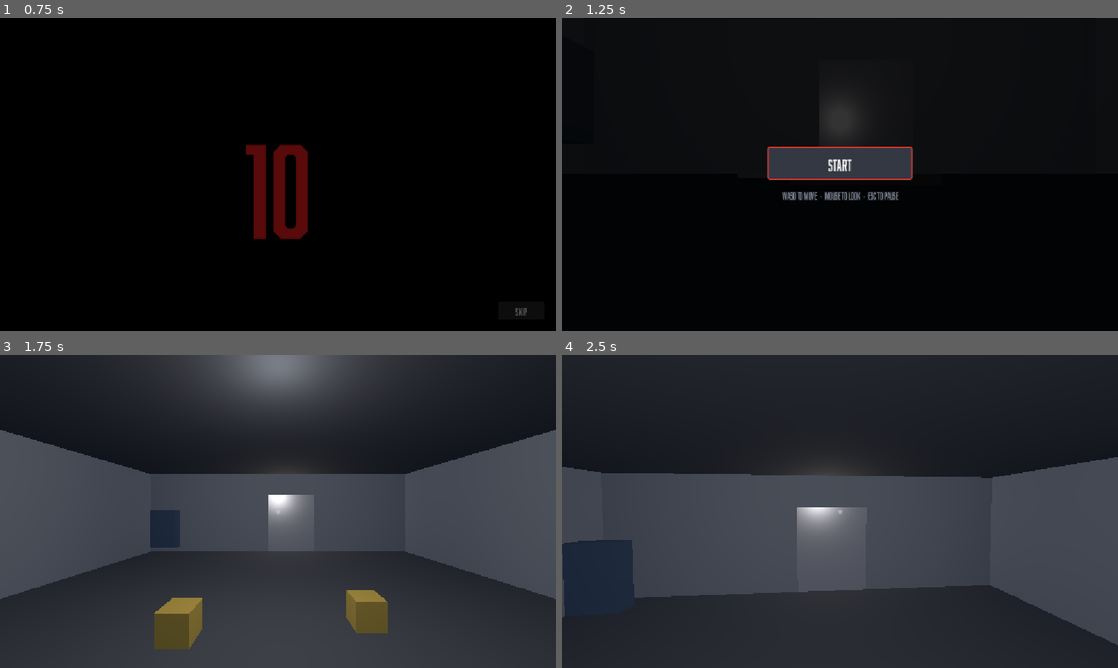
Above: before the commit, frames 1-4 (two rows, left to right).
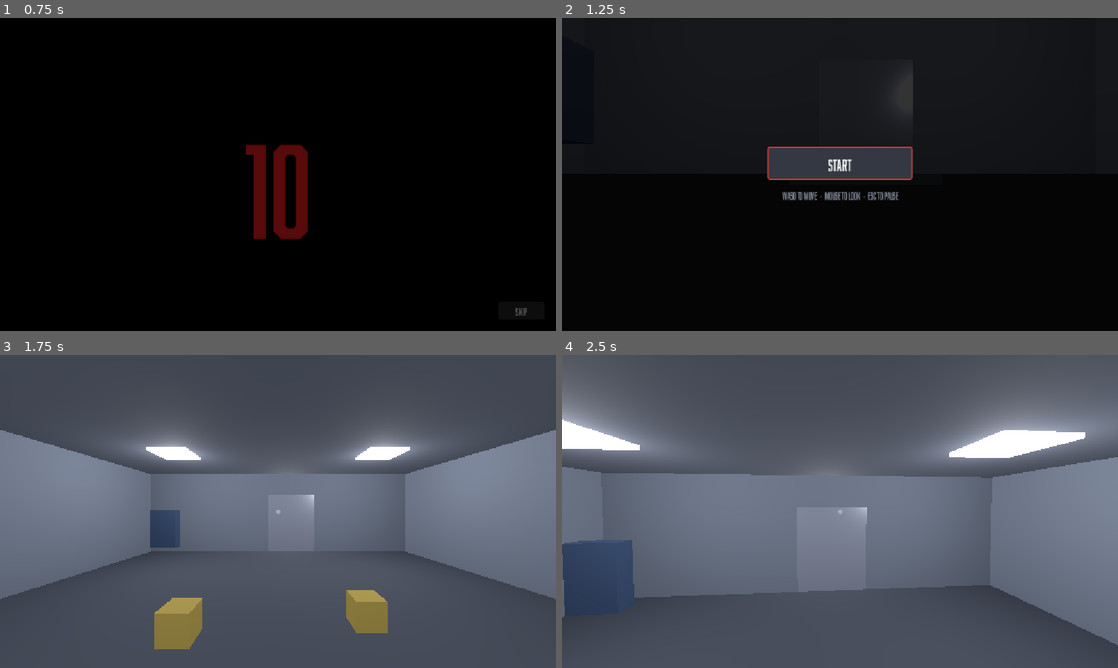
Above: after the commit, the same moments.

Repository: Joony/gmtk-game-jam-2026
Game: Godot game, scene res://scenes/intro.tscn
Same seed, same stepped clock (60 frames per second), same inputs: the game is played once before the commit and once after it.
Inputs (mouse positions are in pixels of both pictures, inside the frame that each line leads up to):
- Up to frame 1 (0.75 s): click "Skip" at 0.5 s
- Up to frame 2 (1.25 s): no input
- Up to frame 3 (1.75 s): click "START" at 1.25 s
- Up to frame 4 (2.5 s): tap Enter at 2 s; move the mouse to (867, 511) at 2.02 s; hold W (forward) from 2.03 s (still down); hold E (interact) from 2.03 s (still down); tap Space (jump) at 2.27 s

Frame 1 is identical in both runs. In frame 2, 0.7% of the frame differs, in the area x 48-64%, y 15-37%; in frame 3, 89%; in frame 4, 100%, in the area x 0-100%, y 0-100%.

Commit message:
Flat interior lighting: shadowless ceiling grid, drop the directional sun
The scene was still using an outdoor rig (shadow-casting directional light plus
one omni per room), giving hotspots and hard shadows. Follows Doortal ADR 0010
and GMTK 2025: no sun, colour ambient at 0.45, and a grid of shadowless omnis
with emissive panels.

Co-Authored-By: Claude Fable 5 <noreply@anthropic.com>

Diff:
--- a/scenes/game.tscn
+++ b/scenes/game.tscn
@@ -11,10 +11,10 @@
 
 [sub_resource type="Environment" id="Environment_game"]
 background_mode = 1
-background_color = Color(0.05, 0.06, 0.09, 1)
+background_color = Color(0.1, 0.11, 0.13, 1)
 ambient_light_source = 2
-ambient_light_color = Color(0.5, 0.55, 0.65, 1)
-ambient_light_energy = 0.35
+ambient_light_color = Color(0.62, 0.66, 0.72, 1)
+ambient_light_energy = 0.45
 
 [sub_resource type="BoxShape3D" id="BoxShape3D_socket"]
 size = Vector3(0.8, 1.2, 0.3)
@@ -33,11 +33,6 @@
 
 [node name="Ship" type="Node3D" parent="."]
 script = ExtResource("8_ship")
-
-[node name="DirectionalLight3D" type="DirectionalLight3D" parent="."]
-transform = Transform3D(0.86, -0.25, 0.44, 0, 0.87, 0.49, -0.51, -0.42, 0.75, 0, 12, 0)
-light_energy = 0.9
-shadow_enabled = true
 
 [node name="PlayerSpawn" type="Marker3D" parent="."]
 transform = Transform3D(1, 0, 0, 0, 1, 0, 0, 0, 1, 0, 1.0, 4)
--- a/scripts/level/room_builder.gd
+++ b/scripts/level/room_builder.gd
@@ -34,6 +34,7 @@
 const GROUP_WALL := &"room_wall"
 const GROUP_LIGHT := &"room_lights"
 const GROUP_DOOR := &"room_door"
+const GROUP_LIGHT_PANEL := &"room_light_panels"
 
 @export var tile_size: float = 1.0
 @export var wall_thickness: float = 0.15
@@ -47,8 +48,15 @@
 ## How far from an opening the player has to be for its door to slide apart.
 @export var door_approach: float = 1.6
 ## Fallback light colour. Step 10's LightingController drives these once it exists.
-@export var light_color: Color = Color(1.0, 0.97, 0.92)
-@export var light_energy: float = 1.4
+@export var light_color: Color = Color(0.95, 0.96, 1.0)
+@export var light_energy: float = 1.6
+## Roughly how far apart ceiling fixtures sit. A GRID of shadowless omnis is what
+## gives the flat, evenly-lit interior look — one lamp per room leaves a hotspot in
+## the middle and dark corners.
+@export var light_spacing: float = 5.0
+@export var light_range: float = 9.0
+## Emissive housings under each fixture, so the lights are visibly the source.
+@export var build_light_panels: bool = true
 
 var rooms: Array[Room] = []
 var doorways: Array[Doorway] = []
@@ -170,17 +178,61 @@
 
 
 func _build_light(room: Room) -> void:
-	var light := OmniLight3D.new()
-	light.name = "Light_%s" % room.id
-	var centre := grid_to_world(room.center().x, room.center().y)
-	light.position = Vector3(centre.x, room.height - 0.4, centre.y)
-	var span: float = maxf(room.rect.size.x, room.rect.size.y) * tile_size
-	light.omni_range = span * 1.1
-	light.light_color = light_color
-	light.light_energy = light_energy
-	light.shadow_enabled = false
-	light.add_to_group(GROUP_LIGHT)
-	_built_root.add_child(light)
+	# Grid of shadowless omnis across the ceiling. Both reference projects landed here:
+	# Doortal ADR 0010 ("all lights are shadowless for an even, flat test-chamber look",
+	# a 2x2 grid in a 12x12 room) and GMTK 2025 (shadowless omnis + emissive panels).
+	var width := room.rect.size.x * tile_size
+	var depth := room.rect.size.y * tile_size
+	var cols := maxi(1, int(round(width / light_spacing)))
+	var rows := maxi(1, int(round(depth / light_spacing)))
+
+	for i in cols:
+		for j in rows:
+			var u := (i + 0.5) / float(cols)
+			var v := (j + 0.5) / float(rows)
+			var grid_x: float = room.rect.position.x + u * room.rect.size.x
+			var grid_y: float = room.rect.position.y + v * room.rect.size.y
+			var at := grid_to_world(grid_x, grid_y)
+
+			var light := OmniLight3D.new()
+			light.name = "Light_%s_%d_%d" % [room.id, i, j]
+			light.position = Vector3(at.x, room.height - 0.25, at.y)
+			light.omni_range = light_range
+			light.light_color = light_color
+			light.light_energy = light_energy
+			# Shadowless on purpose: shadows are what make interior lighting read as
+			# dramatic rather than flat, and they are expensive under GL Compatibility.
+			light.shadow_enabled = false
+			light.add_to_group(GROUP_LIGHT)
+			_built_root.add_child(light)
+
+			if build_light_panels:
+				_build_light_panel(room, at)
+
+
+func _build_light_panel(room: Room, at: Vector2) -> void:
+	var panel := MeshInstance3D.new()
+	panel.name = "LightPanel_%s_%.1f_%.1f" % [room.id, at.x, at.y]
+	var box := BoxMesh.new()
+	box.size = Vector3(0.9, 0.06, 0.9)
+	panel.mesh = box
+	panel.position = Vector3(at.x, room.height - 0.05, at.y)
+	panel.material_override = _panel_material()
+	panel.add_to_group(GROUP_LIGHT_PANEL)
+	_built_root.add_child(panel)
+
+
+func _panel_material() -> StandardMaterial3D:
+	if _materials.has("light_panel"):
+		return _materials["light_panel"]
+	var material := StandardMaterial3D.new()
+	material.albedo_color = light_color
+	material.emission_enabled = true
+	material.emission = light_color
+	material.emission_energy_multiplier = 1.6
+	material.roughness = 1.0
+	_materials["light_panel"] = material
+	return material
 
 
 # --- walls ------------------------------------------------------------------
--- a/scripts/level/ship_layout.gd
+++ b/scripts/level/ship_layout.gd
@@ -21,7 +21,7 @@
 		"height": 3.0,
 		"floor_color": Color(0.28, 0.30, 0.34),
 		"wall_color": Color(0.50, 0.53, 0.58),
-		"ceiling_color": Color(0.22, 0.24, 0.28),
+		"ceiling_color": Color(0.44, 0.46, 0.50),
 	})
 
 	# Spine corridor. Narrow and lower, so the walk between systems reads as a cost.
@@ -30,7 +30,7 @@
 		"height": 2.6,
 		"floor_color": Color(0.24, 0.26, 0.29),
 		"wall_color": Color(0.42, 0.45, 0.50),
-		"ceiling_color": Color(0.18, 0.20, 0.23),
+		"ceiling_color": Color(0.38, 0.40, 0.44),
 	})
 
 	# Engine room — taller, further away, where the expensive repairs will live.
@@ -39,7 +39,7 @@
 		"height": 4.0,
 		"floor_color": Color(0.26, 0.24, 0.22),
 		"wall_color": Color(0.46, 0.42, 0.38),
-		"ceiling_color": Color(0.18, 0.17, 0.16),
+		"ceiling_color": Color(0.38, 0.36, 0.34),
 	})
 
 	add_doorway(Vector2(0.5, -4), Doorway.Axis.X, 1.8)
Not shown, changed: docs/LOG.md
Not shown, added: docs/features/flat-lighting.md
